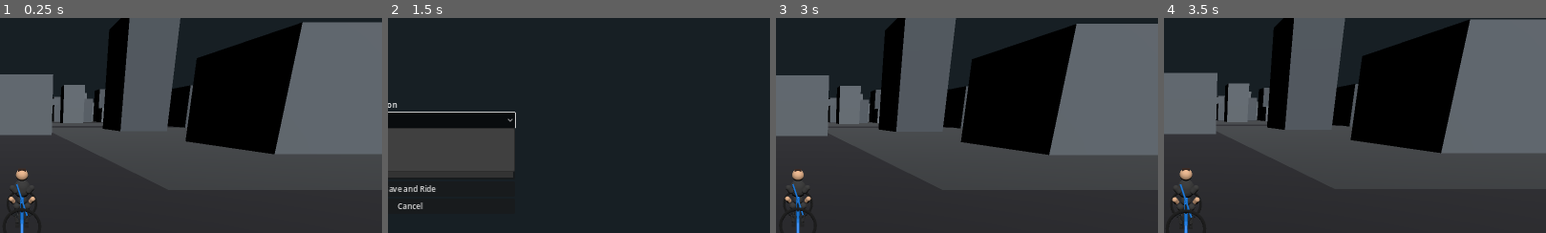
Above: before the commit, frames 1-4 (left to right).
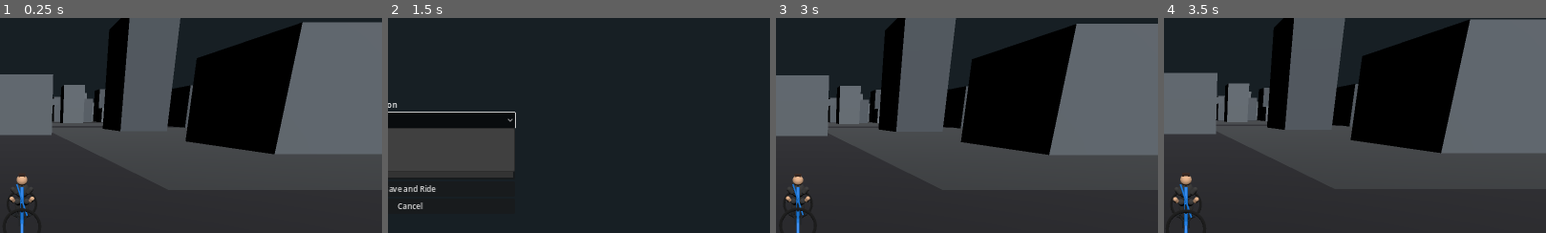
Above: after the commit, the same moments.

Repository: schumannd/bikesim
Game: Godot game, scene res://scenes/Main.tscn
Two runs of this game, one before a commit and one after it. Both use one fixed random seed, a clock stepped at 60 frames per second and the inputs below.
Inputs:
- Up to frame 1 (0.25 s): no input
- Up to frame 2 (1.5 s): hold D (steer_right) 0.53-1.25 s; tap C (open_character_customization) at 0.6 s; click "Casual" at 1.25 s
- Up to frame 3 (3 s): click "Short" at 2 s; click "Cancel" at 2.75 s
- Up to frame 4 (3.5 s): no input
The pictures show only the part of the screen within x 47-97%, y 11-61%; the shares and areas given below are measured in that part.

The runs differ from the first frame. In frame 1, 0.3% of the frame differs, in the area x 2-10%, y 70-96%; in frame 2, nothing differs; in frame 3, 0.3%; in frame 4, 0.3%, in the area x 2-10%, y 70-97%.

Commit message:
Repose and remount rider model to eliminate floating appearance.
Adjust rider body proportions to a tighter seated MTB posture and align rider mount offset with bike seat position so the character no longer appears to hover above the frame.

Co-authored-by: Cursor <cursoragent@cursor.com>

Diff:
--- a/scenes/RideScene.tscn
+++ b/scenes/RideScene.tscn
@@ -227,7 +227,7 @@
 mesh = SubResource("13_wheelmesh")
 
 [node name="RiderVisual" type="Node3D" parent="SubViewportContainer/SubViewport/World/Bike"]
-position = Vector3(0, -0.18, -0.28)
+position = Vector3(0, 0.08, -0.36)
 script = ExtResource("6_ridervisual")
 
 [node name="EngineAudio" type="AudioStreamPlayer3D" parent="SubViewportContainer/SubViewport/World/Bike"]
--- a/scripts/RiderVisualBuilder.gd
+++ b/scripts/RiderVisualBuilder.gd
@@ -10,29 +10,29 @@
 	var cloth_mat := _make_material(outfit_color, 0.98)
 	var dark_mat := _make_material(Color(0.08, 0.08, 0.08, 1.0), 0.9)
 
-	_add_capsule("Torso", Vector3(0.0, 1.26, 0.16), 0.2, 0.46, cloth_mat)
-	_add_capsule("Hips", Vector3(0.0, 0.95, 0.14), 0.18, 0.25, cloth_mat)
-	_add_sphere("Head", Vector3(0.0, 1.63, 0.23), 0.15, skin_mat)
+	_add_capsule("Torso", Vector3(0.0, 0.92, 0.08), 0.18, 0.4, cloth_mat)
+	_add_capsule("Hips", Vector3(0.0, 0.73, 0.04), 0.17, 0.22, cloth_mat)
+	_add_sphere("Head", Vector3(0.0, 1.2, 0.14), 0.14, skin_mat)
 
-	_add_capsule("UpperArmL", Vector3(-0.2, 1.32, 0.48), 0.07, 0.25, cloth_mat, Vector3(0.2, 0.0, 0.65))
-	_add_capsule("UpperArmR", Vector3(0.2, 1.32, 0.48), 0.07, 0.25, cloth_mat, Vector3(0.2, 0.0, -0.65))
-	_add_capsule("ForearmL", Vector3(-0.24, 1.07, 0.55), 0.06, 0.23, skin_mat, Vector3(0.75, 0.0, 0.35))
-	_add_capsule("ForearmR", Vector3(0.24, 1.07, 0.55), 0.06, 0.23, skin_mat, Vector3(0.75, 0.0, -0.35))
+	_add_capsule("UpperArmL", Vector3(-0.19, 0.98, 0.38), 0.06, 0.23, cloth_mat, Vector3(0.25, 0.0, 0.62))
+	_add_capsule("UpperArmR", Vector3(0.19, 0.98, 0.38), 0.06, 0.23, cloth_mat, Vector3(0.25, 0.0, -0.62))
+	_add_capsule("ForearmL", Vector3(-0.24, 0.78, 0.48), 0.055, 0.2, skin_mat, Vector3(0.72, 0.0, 0.32))
+	_add_capsule("ForearmR", Vector3(0.24, 0.78, 0.48), 0.055, 0.2, skin_mat, Vector3(0.72, 0.0, -0.32))
 
-	_add_capsule("ThighL", Vector3(-0.12, 0.74, 0.08), 0.085, 0.34, cloth_mat, Vector3(0.95, 0.0, 0.22))
-	_add_capsule("ThighR", Vector3(0.12, 0.74, 0.08), 0.085, 0.34, cloth_mat, Vector3(0.95, 0.0, -0.22))
-	_add_capsule("CalfL", Vector3(-0.12, 0.43, 0.06), 0.07, 0.32, cloth_mat, Vector3(0.28, 0.0, 0.08))
-	_add_capsule("CalfR", Vector3(0.12, 0.43, 0.06), 0.07, 0.32, cloth_mat, Vector3(0.28, 0.0, -0.08))
-	_add_box("FootL", Vector3(-0.12, 0.2, 0.0), Vector3(0.11, 0.05, 0.2), dark_mat)
-	_add_box("FootR", Vector3(0.12, 0.2, 0.0), Vector3(0.11, 0.05, 0.2), dark_mat)
+	_add_capsule("ThighL", Vector3(-0.11, 0.62, 0.16), 0.08, 0.28, cloth_mat, Vector3(1.05, 0.0, 0.18))
+	_add_capsule("ThighR", Vector3(0.11, 0.62, 0.16), 0.08, 0.28, cloth_mat, Vector3(1.05, 0.0, -0.18))
+	_add_capsule("CalfL", Vector3(-0.12, 0.46, 0.0), 0.065, 0.24, cloth_mat, Vector3(0.36, 0.0, 0.05))
+	_add_capsule("CalfR", Vector3(0.12, 0.46, 0.0), 0.065, 0.24, cloth_mat, Vector3(0.36, 0.0, -0.05))
+	_add_box("FootL", Vector3(-0.12, 0.34, -0.05), Vector3(0.11, 0.05, 0.2), dark_mat)
+	_add_box("FootR", Vector3(0.12, 0.34, -0.05), Vector3(0.11, 0.05, 0.2), dark_mat)
 
 	match hair_style:
 		"helmet":
-			_add_sphere("Helmet", Vector3(0.0, 1.72, 0.23), 0.17, dark_mat)
+			_add_sphere("Helmet", Vector3(0.0, 1.28, 0.14), 0.16, dark_mat)
 		"long":
-			_add_box("HairLong", Vector3(0.0, 1.54, 0.08), Vector3(0.17, 0.2, 0.08), _make_material(Color(0.18, 0.09, 0.04, 1.0), 0.9))
+			_add_box("HairLong", Vector3(0.0, 1.12, 0.02), Vector3(0.16, 0.18, 0.08), _make_material(Color(0.18, 0.09, 0.04, 1.0), 0.9))
 		_:
-			_add_box("HairShort", Vector3(0.0, 1.75, 0.23), Vector3(0.18, 0.06, 0.16), _make_material(Color(0.18, 0.09, 0.04, 1.0), 0.9))
+			_add_box("HairShort", Vector3(0.0, 1.33, 0.14), Vector3(0.18, 0.06, 0.16), _make_material(Color(0.18, 0.09, 0.04, 1.0), 0.9))
 
 func _add_capsule(name: String, pos: Vector3, radius: float, height: float, mat: Material, rot: Vector3 = Vector3.ZERO) -> void:
 	var node := MeshInstance3D.new()
